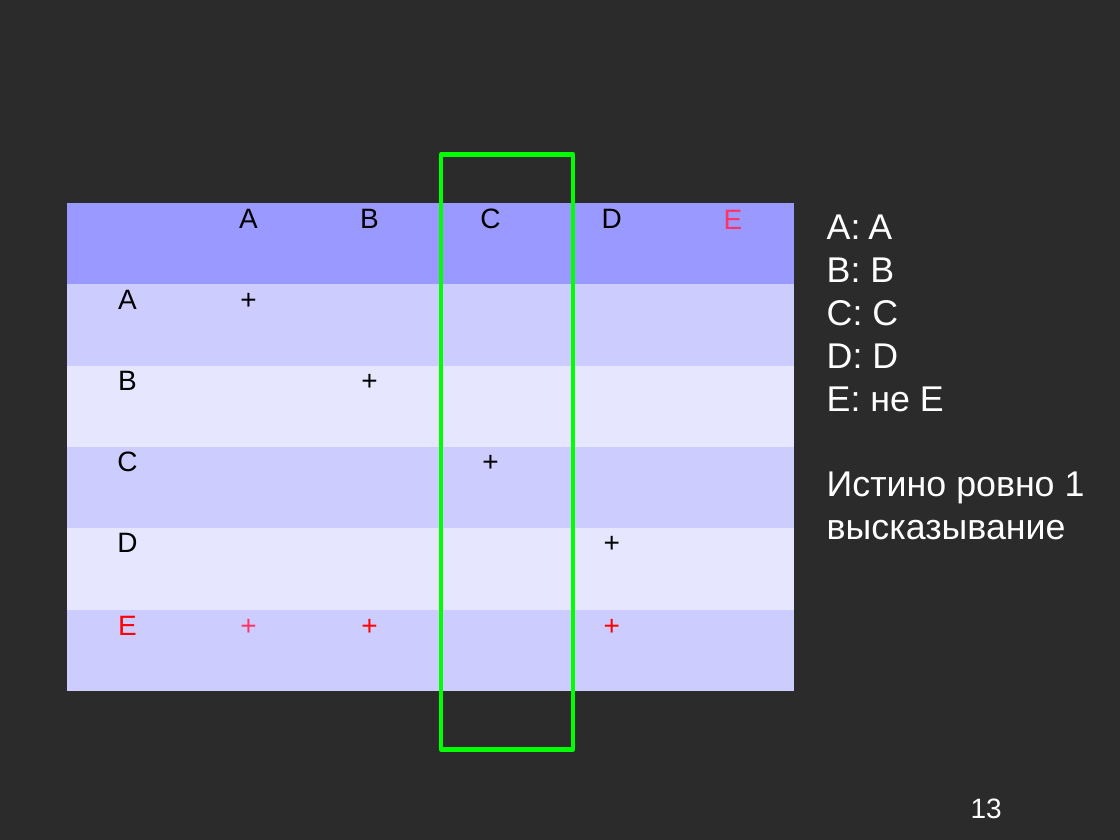
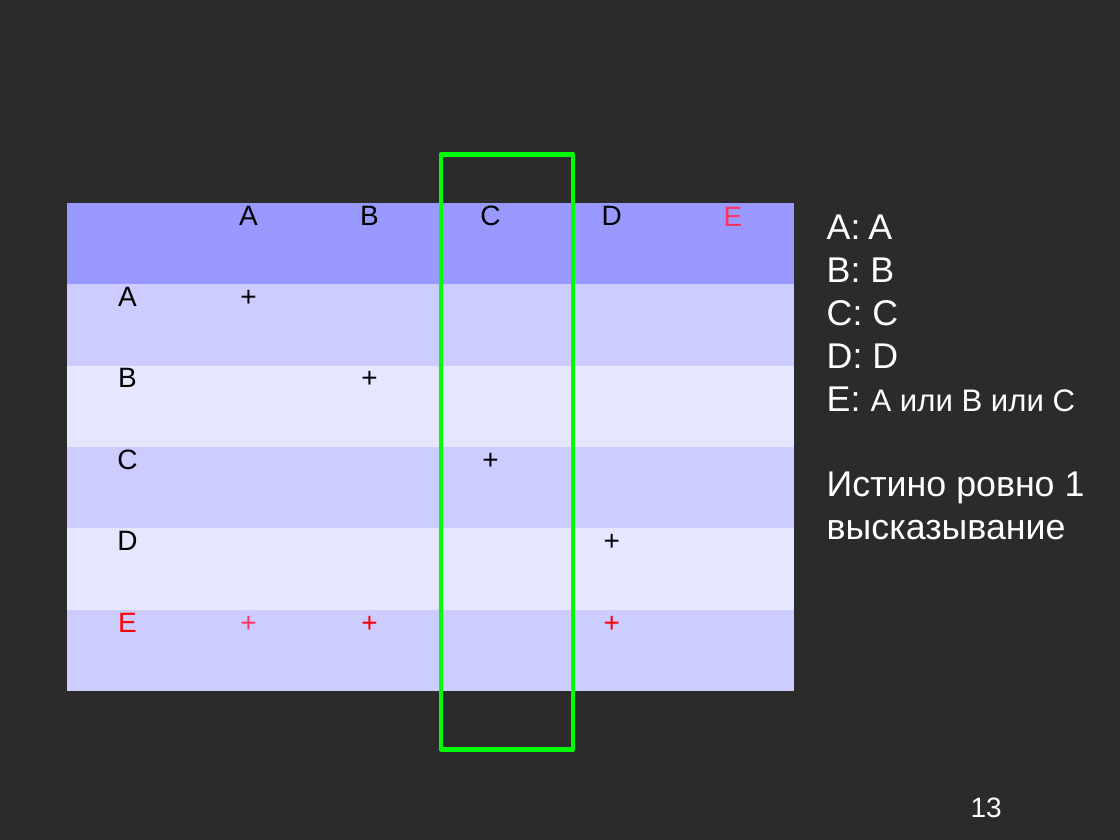
Before and after one commit to kevroletin/Coursework, a slide deck: slide 13 of 236_Кевролетин_презентация.ppt. Drawn at 1120x840 pixels with LibreOffice and Linux fonts; fonts in the diff are those of the drawing; background and template pictures are left out; a plain dark background stands for a picture behind light text. Boxes give left, top, right and bottom in pixels: in the first picture for what was removed or moved away, otherwise in the second. Text is boxed around its words. In the diff, an @@ line names an element or a change of style, - is before the commit and + after.

```diff
--- a/236_Кевролетин_презентация.ppt
+++ b/236_Кевролетин_презентация.ppt
@@ table at [67, 204, 793, 691] @@
@@ line spacing 0.76 to 0.66 @@
@@ line spacing 0.81 to 0.71 @@
@@ text at [827, 386, 1075, 412]: text changed; size 23 to 20 pt @@
-E: не E
+E: А или B или C
```
Also in this commit, not shown: 12 other slides changed, 1 slide added, 1 slide removed, 2 other files.
